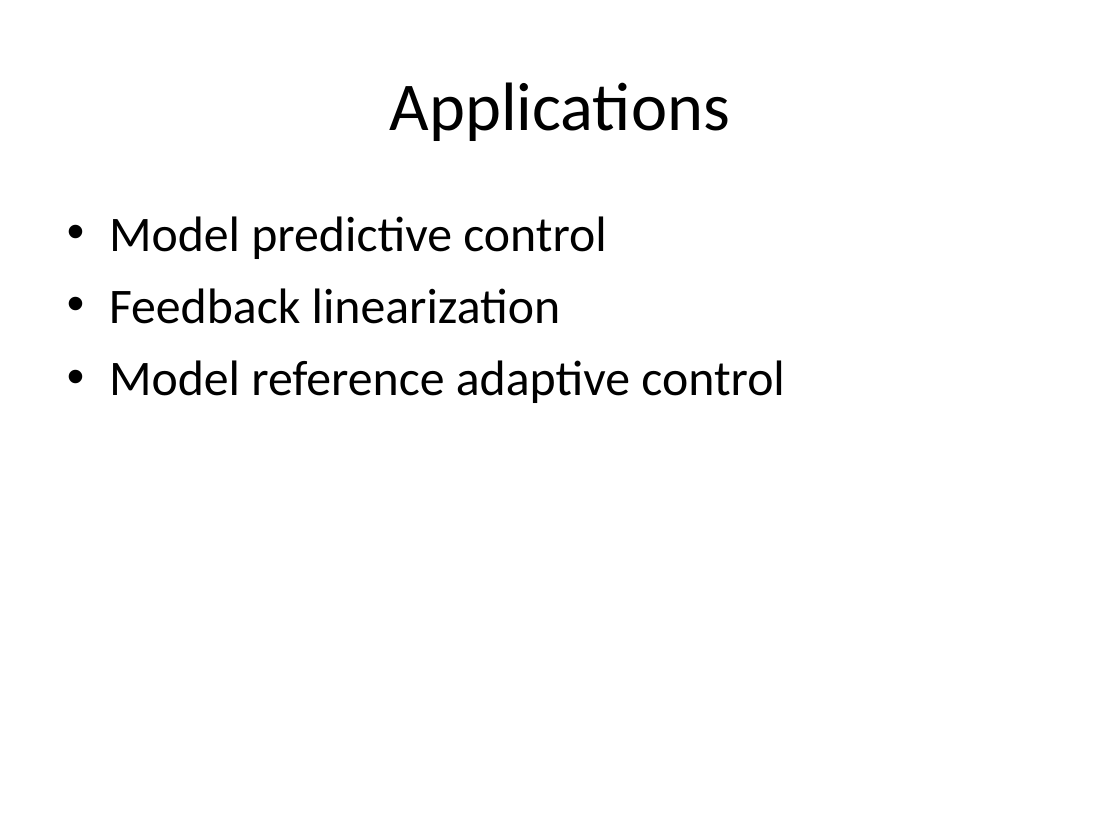
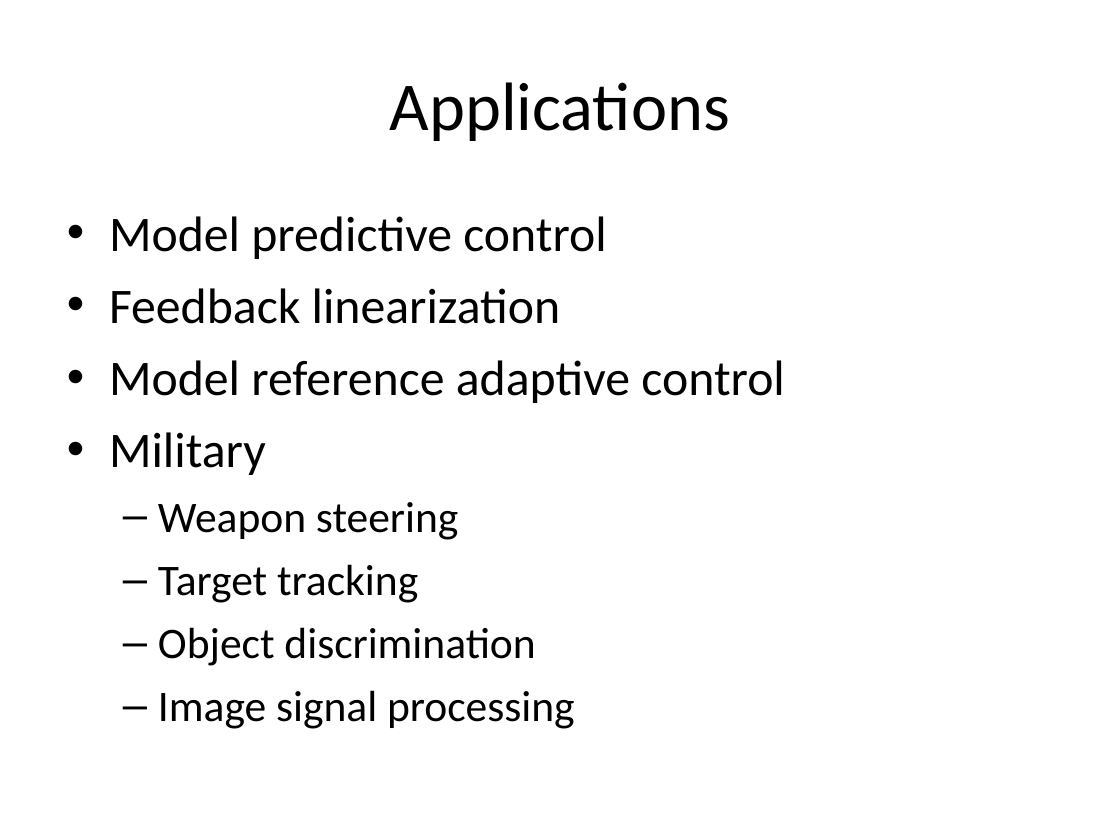
Before and after one commit to mazzas/School, a slide deck: slide 23 of SE4910/Project/Neural Network Toolbox.ppt (slide 20 before the commit). Drawn at 1120x840 pixels with LibreOffice and Linux fonts; fonts in the diff are those of the drawing. Boxes give left, top, right and bottom in pixels: in the first picture for what was removed or moved away, otherwise in the second. Text is boxed around its words. In the diff, an @@ line names an element or a change of style, - is before the commit and + after.

```diff
--- a/SE4910/Project/Neural Network Toolbox.ppt
+++ b/SE4910/Project/Neural Network Toolbox.ppt
@@ text at (x1=109, y1=432, x2=575, y2=729): paragraphs added @@
+• Military
+  – Weapon steering
+  – Target tracking
+  – Object discrimination
+  – Image signal processing
```
Also in this commit, not shown: 8 other slides changed, 5 slides added, 2 slides removed, 1 other file.
